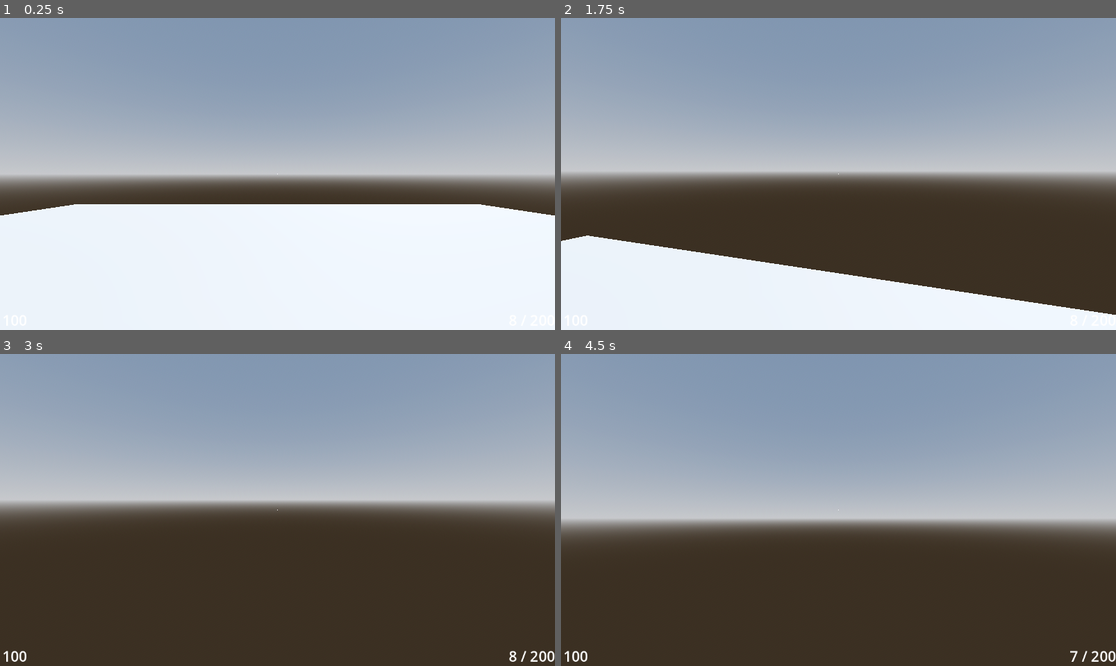
Above: before the commit, frames 1-4 (two rows, left to right).
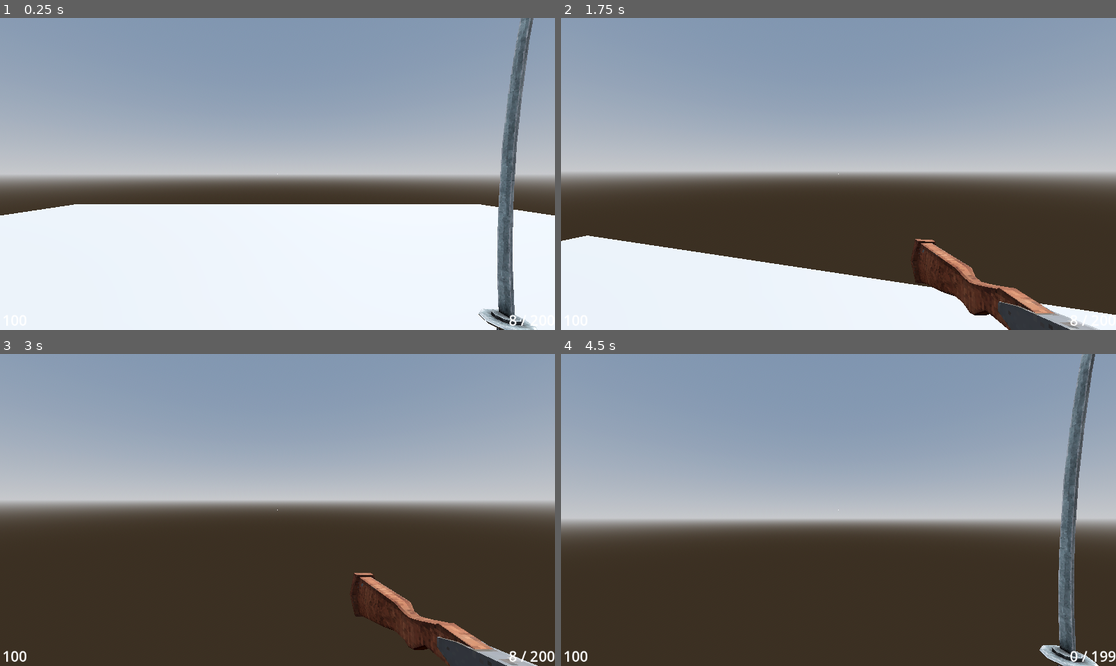
Above: after the commit, the same moments.

Repository: pobertt/Bigmode-Game-Jam-2025
Game: Godot game, scene res://map/world.tscn
Two runs of this game, one before a commit and one after it. Both use one fixed random seed, a clock stepped at 60 frames per second and the inputs below.
Inputs (mouse positions are in pixels of both pictures, inside the frame that each line leads up to):
- Up to frame 1 (0.25 s): no input
- Up to frame 2 (1.75 s): tap Enter (ui_accept) at 0.5, 0.77, 1.52 s; move the mouse to (866, 174) at 0.52 s; hold 2 (gun_slot_2, bound only after the commit) 0.53-1.28 s; hold W (forward) from 0.53 s (still down); tap 1 (gun slot 1, bound only before the commit) at 0.6 s; move the mouse to (810, 174) at 1.27 s; tap 2 (gun_slot_2, bound only after the commit) at 1.35 s; tap 3 (gun_slot_3, bound only after the commit) at 1.55 s
- Up to frame 3 (3 s): keep holding W (forward); move the mouse to (288, 503) at 2.02 s; hold 3 (gun_slot_3, bound only after the commit) 2.03-2.78 s; tap 4 (gun_slot_4, bound only after the commit) at 2.3, 2.85 s; move the mouse to (271, 516) at 2.77 s
- Up to frame 4 (4.5 s): keep holding W (forward); tap Enter (ui_accept) at 3.02, 3.77, 4.25 s; tap 1 (gun slot 1, bound only before the commit) at 3.05, 4.35 s; move the mouse to (877, 513) at 3.52 s; press the mouse at (877, 513) at 3.53 s; tap 2 (gun_slot_2, bound only after the commit) at 3.8 s; tap R (reload) at 4.15 s; move the mouse to (794, 506) at 4.27 s; release the mouse at (794, 506) at 4.28 s

The runs differ from the first frame. In frame 1, 2.8% of the frame differs, in the area x 86-97%, y 0-100%; in frame 2, 2.3%; in frame 3, 1.4%; in frame 4, 3.0%, in the area x 86-100%, y 0-100%.

Commit message:
weapon manager logic done

Diff:
--- a/bigmodegamejam2025/player/player.gd
+++ b/bigmodegamejam2025/player/player.gd
@@ -19,7 +19,9 @@
 var current_bullets : int = current_gun.max_mag
 
 const MELEE = preload("res://resources/guns/melee.tres")
+const PISTOL = preload("res://resources/guns/melee.tres")
 const SHOTGUN = preload("res://resources/guns/shotgun.tres")
+const SMG = preload("res://resources/guns/shotgun.tres")
 
 var ammo : Dictionary = {
 	"melee" : 1,
@@ -52,6 +54,18 @@
 	# Reload
 	if event.is_action_pressed("reload") and Global.check_menus() == false:
 		gun.reload()
+
+func _input(event: InputEvent) -> void:
+	# Swap Guns
+	if event.is_action_pressed("gun_slot_1") and is_reloading == false and Global.check_menus() == false:
+		print("gun slot 1")
+		switch_weapon(MELEE)
+	if event.is_action_pressed("gun_slot_2") and is_reloading == false and Global.check_menus() == false:
+		switch_weapon(PISTOL)
+	if event.is_action_pressed("gun_slot_3") and is_reloading == false and Global.check_menus() == false:
+		switch_weapon(SHOTGUN)
+	if event.is_action_pressed("gun_slot_4") and is_reloading == false and Global.check_menus() == false:
+		switch_weapon(SMG)
 
 func _process(delta: float) -> void:
 	if Input.is_action_just_pressed("quit"):
@@ -86,3 +100,29 @@
 		velocity.z = move_toward(velocity.z, 0, SPEED)
 
 	move_and_slide()
+
+func switch_weapon(new_weapon : Gun):
+	print("switching weapon")
+	if new_weapon == current_gun: # Do nothing if already using that gun
+		return
+
+	# Add bullets back to total ammo count
+	ammo[current_gun.ammo] += current_bullets
+	current_bullets = 0
+
+	#Switch Gun Resource
+	current_gun = new_weapon
+
+	# Set in-game mesh
+	weapon_holder.update_mesh(current_gun.mesh)
+
+	# Load bullets into new gun
+	match ammo[current_gun.ammo] >= current_gun.max_mag: # Check if the player has enough ammo to fill the mag
+		true: # Fill Mag
+			current_bullets = current_gun.max_mag
+			ammo[current_gun.ammo] -= current_gun.max_mag
+		false: # Partially Fill Mag
+			current_bullets += ammo[current_gun.ammo]
+			ammo[current_gun.ammo] = 0
+
+	Global.update_hud.emit()
--- a/bigmodegamejam2025/player/weapon_holder.gd
+++ b/bigmodegamejam2025/player/weapon_holder.gd
@@ -1,9 +1,13 @@
 extends Node3D
 
-@onready var weapon: MeshInstance3D = $Weapon
+@onready var weapon_mesh: MeshInstance3D = $Weapon
 @onready var anim_player: AnimationPlayer = $AnimationPlayer
 
 signal reload
+
+func update_mesh(new_mesh : ArrayMesh):
+	print("updating mesh")
+	weapon_mesh.mesh = new_mesh
 
 func play_gun_anim(anim_name : String, speed_scale : float = 1):
 	anim_player.stop() # Stop any current animation
--- a/bigmodegamejam2025/player/weapon_holder.tscn
+++ b/bigmodegamejam2025/player/weapon_holder.tscn
@@ -1,5 +1,6 @@
-[gd_scene load_steps=7 format=3 uid="uid://cpytfnpmdkrba"]
+[gd_scene load_steps=8 format=3 uid="uid://cpytfnpmdkrba"]
 
+[ext_resource type="ArrayMesh" uid="uid://c07t0fpvp2nyn" path="res://assets/weapons/tres/katana.tres" id="1_nxgp5"]
 [ext_resource type="Script" path="res://player/weapon_holder.gd" id="1_thm6r"]
 
 [sub_resource type="Animation" id="Animation_q0c5d"]
@@ -116,6 +117,7 @@
 [node name="Weapon" type="MeshInstance3D" parent="."]
 transform = Transform3D(-2, 0, -5.07036e-06, 0, 2, 0, 5.07036e-06, 0, -2, 0, 0, 0)
 cast_shadow = 0
+mesh = ExtResource("1_nxgp5")
 
 [node name="AnimationPlayer" type="AnimationPlayer" parent="."]
 libraries = {
--- a/bigmodegamejam2025/project.godot
+++ b/bigmodegamejam2025/project.godot
@@ -60,22 +60,22 @@
 "events": [Object(InputEventKey,"resource_local_to_scene":false,"resource_name":"","device":-1,"window_id":0,"alt_press …(192 unchanged characters)…
 ]
 }
-"gun slot 1"={
+gun_slot_1={
 "deadzone": 0.5,
 "events": [Object(InputEventKey,"resource_local_to_scene":false,"resource_name":"","device":-1,"window_id":0,"alt_press …(191 unchanged characters)…
 ]
 }
-"gun slot 2"={
+gun_slot_2={
 "deadzone": 0.5,
 "events": [Object(InputEventKey,"resource_local_to_scene":false,"resource_name":"","device":-1,"window_id":0,"alt_press …(191 unchanged characters)…
 ]
 }
-"gun slot 3"={
+gun_slot_3={
 "deadzone": 0.5,
 "events": [Object(InputEventKey,"resource_local_to_scene":false,"resource_name":"","device":-1,"window_id":0,"alt_press …(191 unchanged characters)…
 ]
 }
-"gun slot 4"={
+gun_slot_4={
 "deadzone": 0.5,
 "events": [Object(InputEventKey,"resource_local_to_scene":false,"resource_name":"","device":-1,"window_id":0,"alt_press …(191 unchanged characters)…
 ]
--- a/bigmodegamejam2025/resources/guns/smg.tres
+++ b/bigmodegamejam2025/resources/guns/smg.tres
@@ -2,14 +2,14 @@
 
 [ext_resource type="AudioStream" uid="uid://0fk4qktm85x6" path="res://SFX/Guns/shot_dry.wav" id="1_dhvu0"]
 [ext_resource type="AudioStream" uid="uid://tl7kvp8204ni" path="res://SFX/melee_swing.mp3" id="2_tueoq"]
-[ext_resource type="ArrayMesh" uid="uid://c07t0fpvp2nyn" path="res://assets/weapons/tres/katana.tres" id="3_euhjt"]
+[ext_resource type="ArrayMesh" uid="uid://ci1f6xqevqb2" path="res://assets/weapons/tres/shotgun.tres" id="3_mqu57"]
 [ext_resource type="Script" path="res://resources/gun_resource.gd" id="4_4q3sr"]
 
 [resource]
 script = ExtResource("4_4q3sr")
 type = 0
 ammo = "melee"
-mesh = ExtResource("3_euhjt")
+mesh = ExtResource("3_mqu57")
 cooldown = 0.15
 sway = 0.1
 automatic = false
